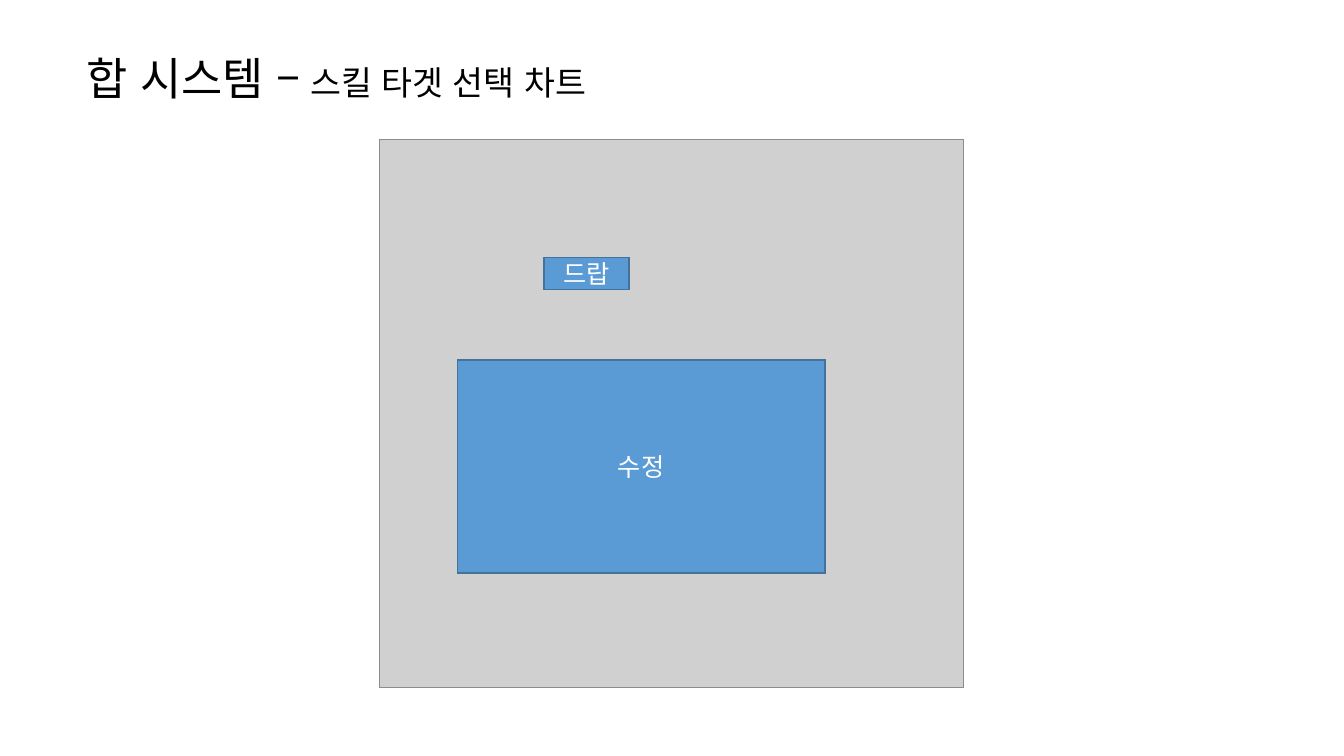
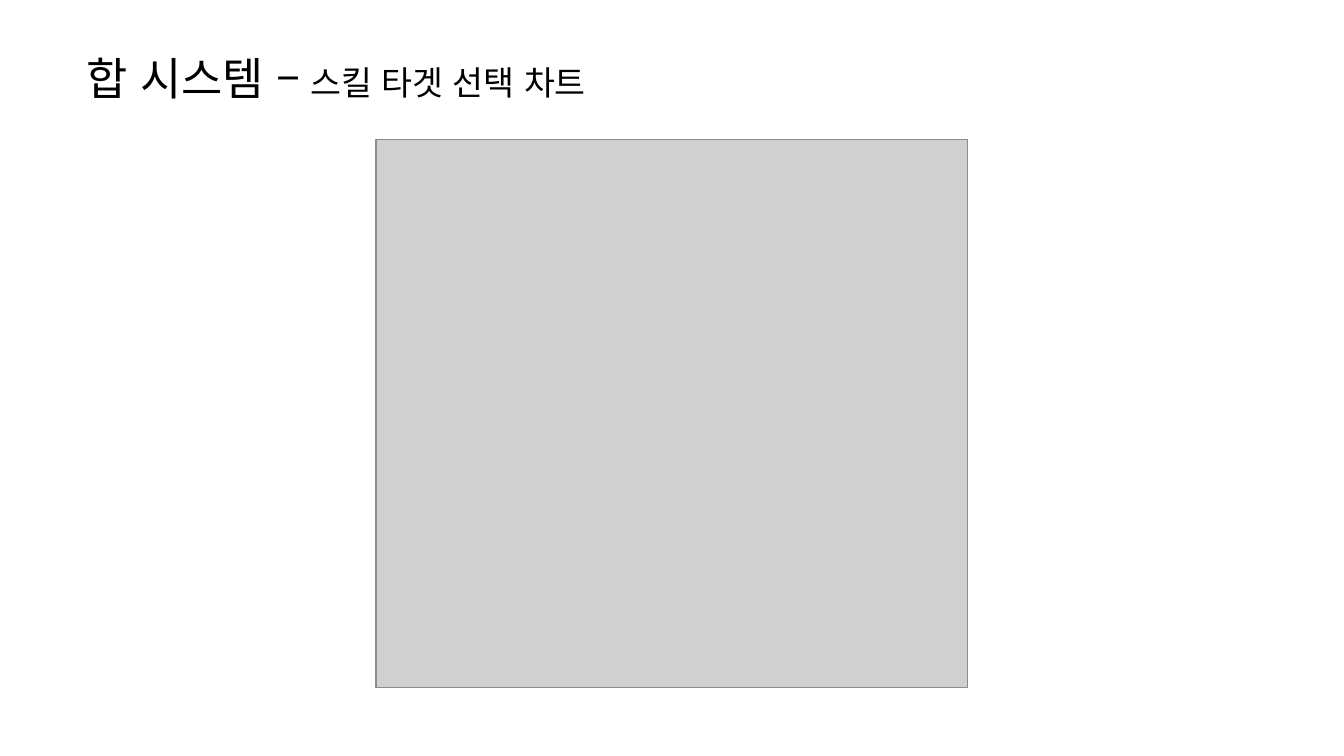
Before and after one commit to yjk0401/unityenginebasic_9th, a slide deck: slide 10 of 기획/림버스 컴퍼니/Limbus Company 합 시스템 역 기획서-윤정근.pptx (slide 5 before the commit). Drawn at 1344x756 pixels with LibreOffice and Linux fonts; fonts in the diff are those of the drawing; grey boxes stand for pictures. Boxes give left, top, right and bottom in pixels: in the first picture for what was removed or moved away, otherwise in the second. Text is boxed around its words. In the diff, an @@ line names an element or a change of style, - is before the commit and + after.

```diff
--- a/기획/림버스 컴퍼니/Limbus Company 합 시스템 역 기획서-윤정근.pptx
+++ b/기획/림버스 컴퍼니/Limbus Company 합 시스템 역 기획서-윤정근.pptx
@@ picture resized from (x1=380, y1=140, x2=964, y2=688) to (x1=376, y1=140, x2=968, y2=688) @@
@@ rectangle removed at (x1=544, y1=257, x2=629, y2=289) @@
-드랍
@@ rectangle removed at (x1=458, y1=360, x2=826, y2=573) @@
-수정
```
Also in this commit, not shown: 4 other slides changed, 5 slides added, 1 other file.
